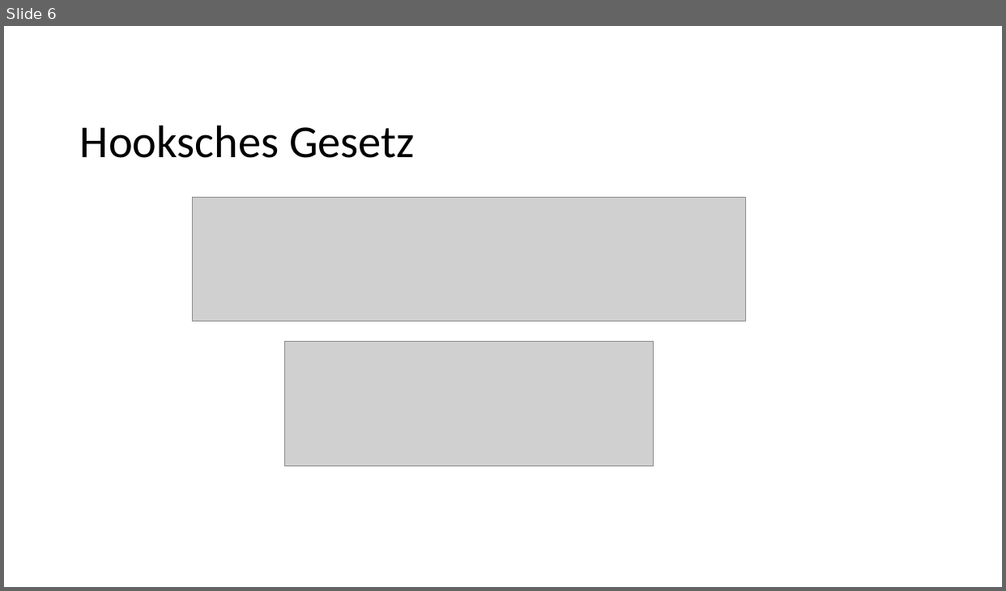
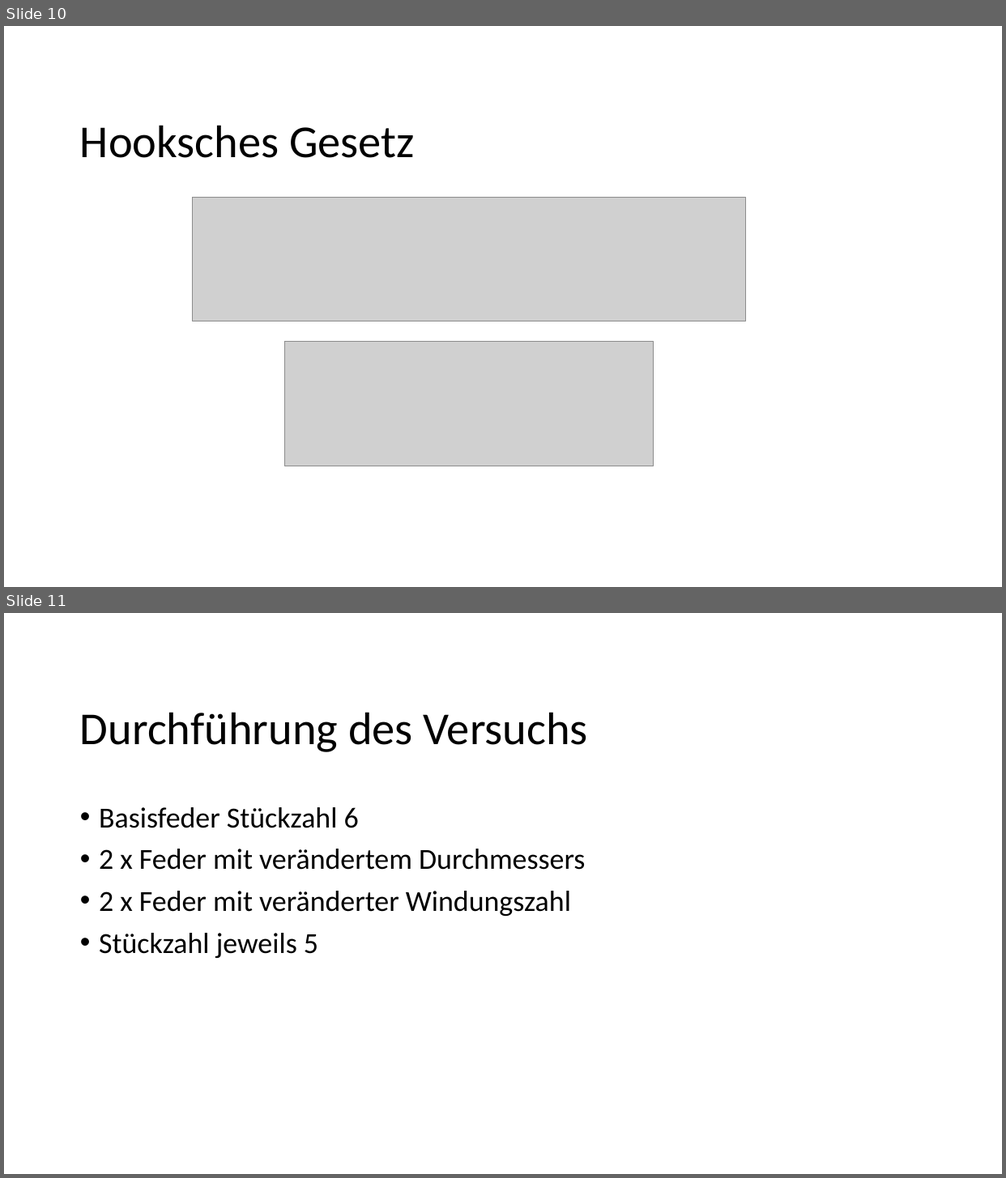
Before and after one commit to komrozik/AP2019, a slide deck: 000_Zusatzversuch/Presentation.pptx. Shown one above the other, each under a label of ours: slide 6 before the commit, slides 10 and 11 after it. The pictures are 1006x591 and 1006x1178 pixels, drawn with LibreOffice and Linux fonts; fonts in the diff are those of the drawing; grey boxes stand for pictures; background and template pictures are left out. Boxes give left, top, right and bottom in pixels: in the first picture for what was removed or moved away, otherwise in the second. Text is boxed around its words. In the diff, an @@ line names an element or a change of style, - is before the commit and + after.

```diff
--- a/000_Zusatzversuch/Presentation.pptx
+++ b/000_Zusatzversuch/Presentation.pptx
@@ slide 11 added at box(4, 613, 1002, 1174), background #FFFFFF @@
@@ title added at box(80, 712, 588, 752), 44 pt, text #000000 @@
+Durchführung des Versuchs
@@ text added at box(99, 807, 585, 958), 28 pt, text #000000 @@
+• Basisfeder Stückzahl 6
+• 2 x Feder mit verändertem Durchmessers
+• 2 x Feder mit veränderter Windungszahl
+• Stückzahl jeweils 5
@@ what was slide 6 is now slide 10 @@
```
Also in this commit, not shown: 2 slides changed, 10 other slides added, 2 slides removed, 9 other files.
